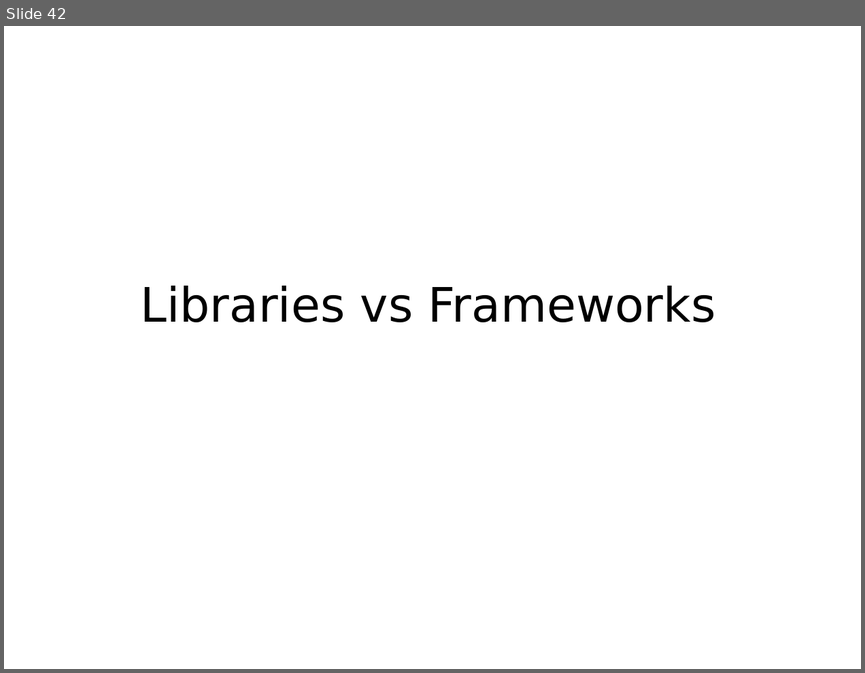
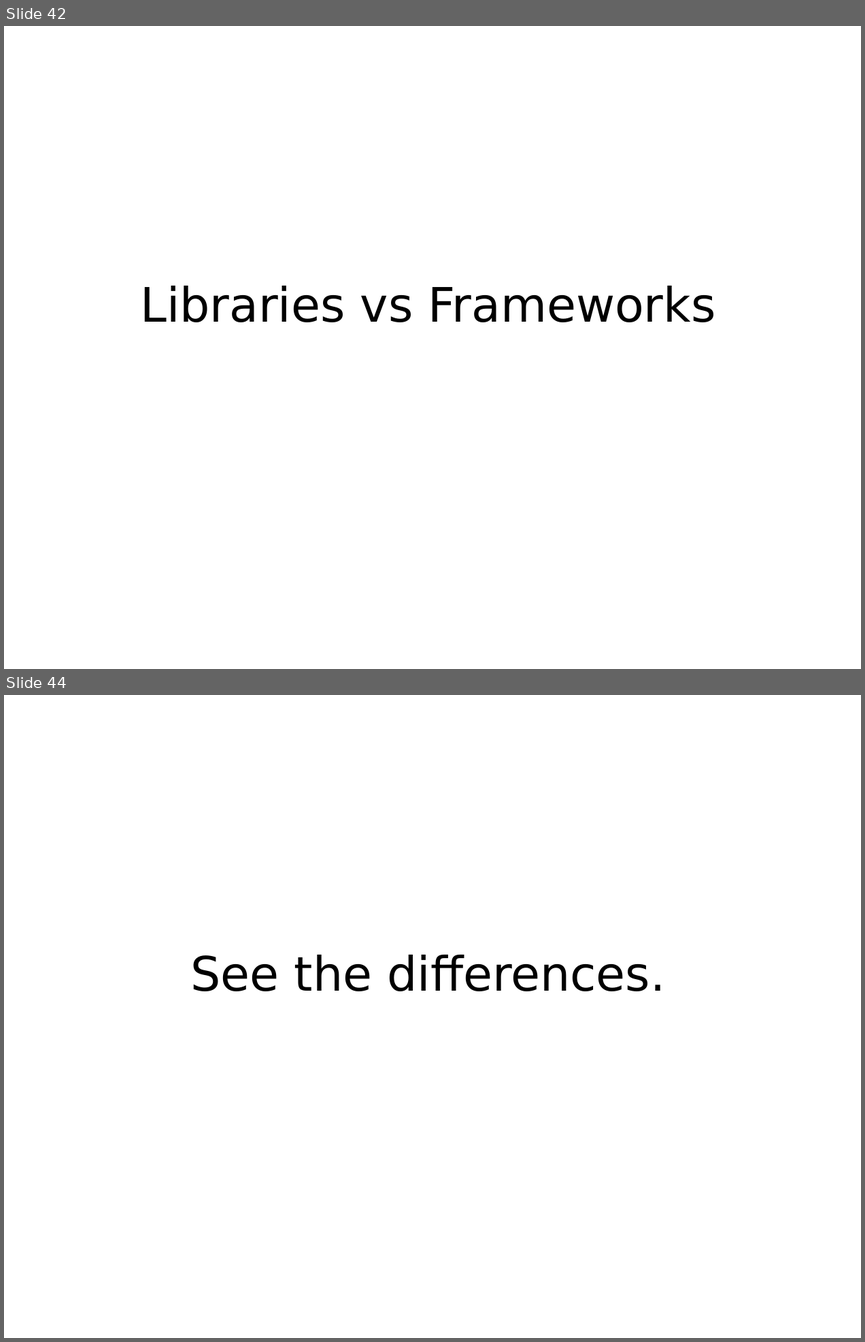
Before and after one commit to mkohler/embedded_python_presentation, a slide deck: embedded_python.odp. Shown one above the other, each under a label of ours: slide 42 before the commit, slides 42 and 44 after it; the slides between them are not shown. The pictures are 865x673 and 865x1342 pixels, drawn with LibreOffice and Linux fonts; fonts in the diff are those of the drawing. Boxes give left, top, right and bottom in pixels: in the first picture for what was removed or moved away, otherwise in the second. Text is boxed around its words. In the diff, an @@ line names an element or a change of style, - is before the commit and + after.

```diff
--- a/embedded_python.odp
+++ b/embedded_python.odp
@@ slide 44 added at box(4, 695, 861, 1338), background #FFFFFF @@
@@ title added at box(190, 955, 666, 991), 44 pt, text #000000 @@
+See the differences.
```
Also in this commit, not shown: 4 other slides added, 1 other file.
